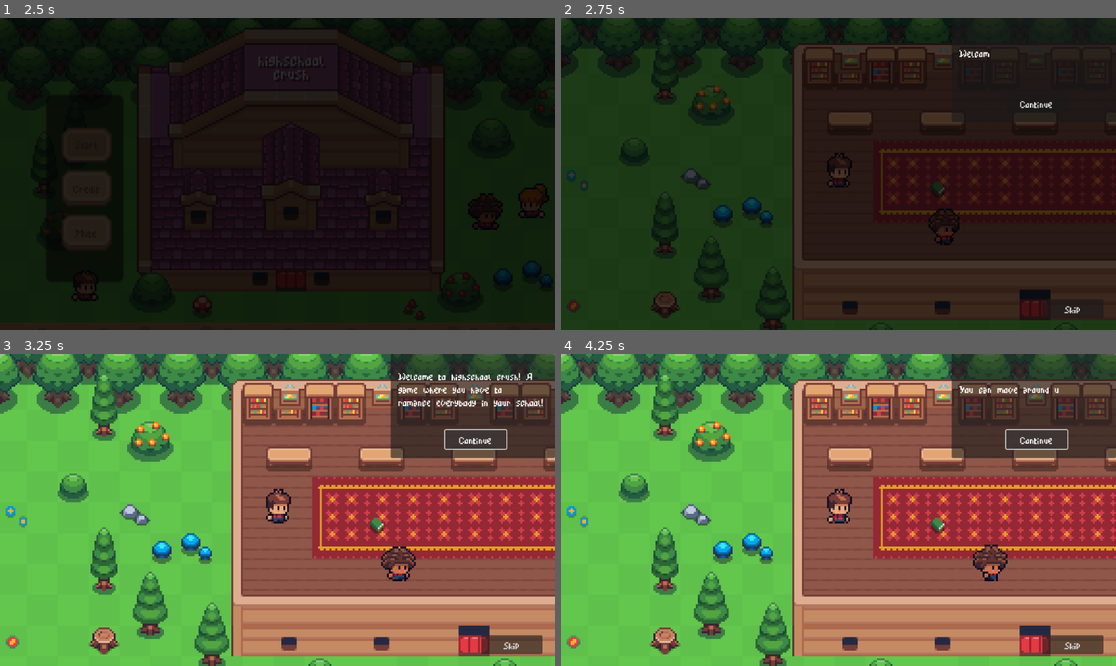
Above: before the commit, frames 1-4 (two rows, left to right).
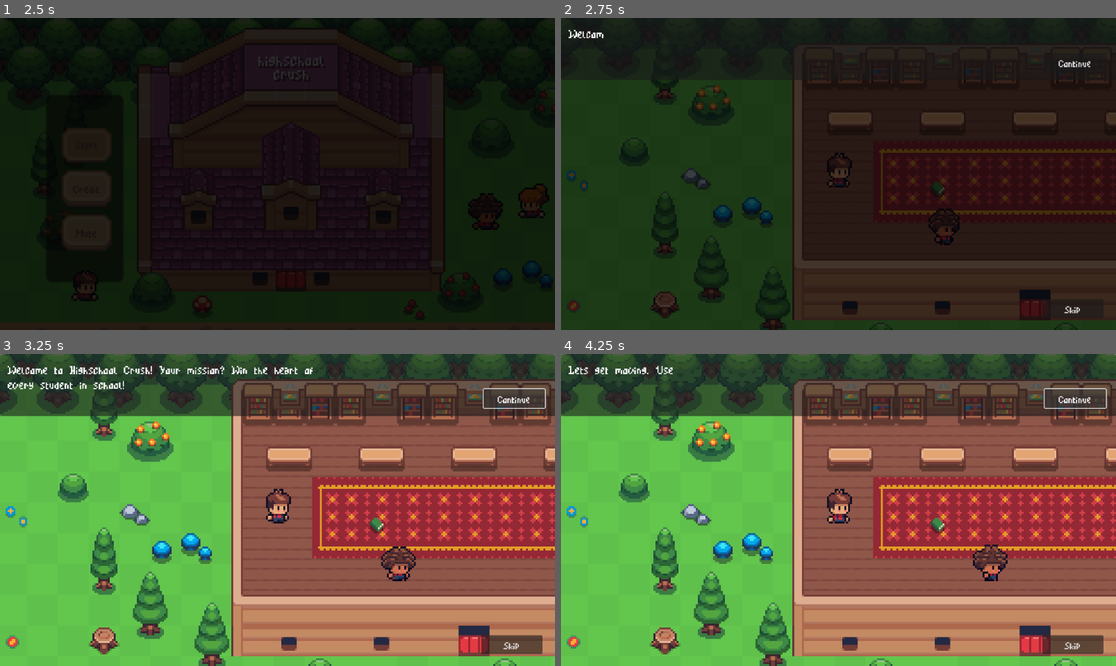
Above: after the commit, the same moments.

Repository: orgniani/highschoolcrush_clicker_2025
Game: Godot game, scene res://scenes/menu_scene.tscn
Same seed, same stepped clock (60 frames per second), same inputs: the game is played once before the commit and once after it.
Inputs:
- Up to frame 1 (2.5 s): click "Credit" at 0.5 s; click "Back" at 1.25 s; click "Start" at 2 s
- Up to frame 2 (2.75 s): no input
- Up to frame 3 (3.25 s): click "Continue" at 2.75 s
- Up to frame 4 (4.25 s): click "Continue" at 3.5 s

Frame 1 is identical in both runs. In frame 2, 1.6% of the frame differs, in the area x 1-100%, y 3-34%; in frame 3, 19%, in the area x 0-100%, y 0-34%; in frame 4, 18%.

Commit message:
add new tutorial text

Diff:
--- a/objects/managers/game_manager.tscn
+++ b/objects/managers/game_manager.tscn
@@ -4,6 +4,7 @@
 
 [node name="GameManager" type="Node" node_paths=PackedStringArray("timer")]
 script = ExtResource("1_hn526")
+total_lovers = 45
 time_limit = 600.0
 timer = NodePath("Timer")
 metadata/_custom_type_script = "uid://dsk3j1p72jrer"
--- a/objects/menu/tutorial_hud.tscn
+++ b/objects/menu/tutorial_hud.tscn
@@ -17,8 +17,7 @@
 layout_mode = 1
 anchors_preset = 10
 anchor_right = 1.0
-offset_left = 811.0
-offset_bottom = 216.0
+offset_bottom = 129.0
 grow_horizontal = 2
 mouse_filter = 2
 
@@ -28,23 +27,22 @@
 anchor_right = 1.0
 anchor_bottom = 1.0
 offset_left = 16.0
-offset_top = 19.0
-offset_right = -20.0
-offset_bottom = -91.0
+offset_top = 17.0
+offset_right = -429.0
+offset_bottom = -16.0
 grow_horizontal = 2
 grow_vertical = 2
 theme_override_fonts/font = ExtResource("2_asbp4")
-theme_override_font_sizes/font_size = 36
-text = "Welcome to highschool crush! A game where you have to romance everybody in your school!"
-vertical_alignment = 1
+theme_override_font_sizes/font_size = 42
+text = "Now its up to you! Romance as many students as you can before time runs out. The more rivals, the more points you earn. Ready to start your crush conquest?"
 autowrap_mode = 3
 
 [node name="ContinueButton" type="Button" parent="DialoguePanel"]
 layout_mode = 0
-offset_left = 113.0
-offset_top = 158.0
-offset_right = 240.0
-offset_bottom = 197.0
+offset_left = 1004.0
+offset_top = 73.0
+offset_right = 1131.0
+offset_bottom = 112.0
 theme_override_fonts/font = ExtResource("2_asbp4")
 theme_override_font_sizes/font_size = 36
 text = "Continue"
--- a/resources/tutorial_data/steps/TS_boss.tres
+++ b/resources/tutorial_data/steps/TS_boss.tres
@@ -5,7 +5,7 @@
 [resource]
 script = ExtResource("1_ty3ie")
 id = "boss"
-text = "Woah, check it out! That glow can only mean one thing... this is a POPULAR student! POPULARS are the crush of many students... which mean everybody close to them will fight you for their love! Try it out, and be fast!!!"
+text = "Whoa... see that glow? Thats a POPULAR student! Theyre super desirable, so everyone nearby will fight you for their love. Click fast and show them whos boss!"
 requires_continue = false
 allow_player_movement = false
 wait_for_romance = true
--- a/resources/tutorial_data/steps/TS_boss2.tres
+++ b/resources/tutorial_data/steps/TS_boss2.tres
@@ -5,7 +5,7 @@
 [resource]
 script = ExtResource("1_ien4x")
 id = "boss2"
-text = "POPULARs work similar to couples! If you succeed, everyone around them will be yours to romance, but fail, and lose them all for good!"
+text = "POPULARs are special. If you succeed, everyone around them becomes fair game. But fail... and you lose them and their fans too."
 requires_continue = true
 allow_player_movement = false
 wait_for_romance = true
--- a/resources/tutorial_data/steps/TS_end.tres
+++ b/resources/tutorial_data/steps/TS_end.tres
@@ -5,7 +5,7 @@
 [resource]
 script = ExtResource("1_pc7ot")
 id = "end"
-text = "Romance as many students as you can before the timer runs out! And remember: the more people that fight you for them, the more points you will get! Are you ready?"
+text = "Now its up to you! Romance as many students as you can before time runs out. The more rivals, the more points you earn. Ready to start your crush conquest?"
 requires_continue = true
 allow_player_movement = false
 wait_for_romance = false
--- a/resources/tutorial_data/steps/TS_forward.tres
+++ b/resources/tutorial_data/steps/TS_forward.tres
@@ -5,10 +5,11 @@
 [resource]
 script = ExtResource("1_drnlu")
 id = "forward"
-text = "Come on, lets move! →"
+text = "Time to head out! Try walking a bit further"
 requires_continue = false
 allow_player_movement = true
 wait_for_romance = false
+wait_for_seconds = -1.0
+wait_for_area_trigger = true
 clickable_lover_ids = Array[String]([])
-wait_for_area_trigger = true
 metadata/_custom_type_script = "uid://dkghsclg518so"
--- a/resources/tutorial_data/steps/TS_forward2.tres
+++ b/resources/tutorial_data/steps/TS_forward2.tres
@@ -5,10 +5,11 @@
 [resource]
 script = ExtResource("1_bc3qt")
 id = "forward2"
-text = "Come on, lets move! →"
+text = "Lets keep going! Head over to the next area."
 requires_continue = false
 allow_player_movement = true
 wait_for_romance = false
+wait_for_seconds = -1.0
+wait_for_area_trigger = true
 clickable_lover_ids = Array[String]([])
-wait_for_area_trigger = true
 metadata/_custom_type_script = "uid://dkghsclg518so"
--- a/resources/tutorial_data/steps/TS_intro.tres
+++ b/resources/tutorial_data/steps/TS_intro.tres
@@ -5,10 +5,11 @@
 [resource]
 script = ExtResource("1_54oa0")
 id = "intro"
-text = "Welcome to highschool crush! A game where you have to romance everybody in your school!"
+text = "Welcome to Highschool Crush! Your mission? Win the heart of every student in school!"
 requires_continue = true
 allow_player_movement = false
 wait_for_romance = false
-spawn_easy_lover = false
-spawn_hard_lover = false
+wait_for_seconds = -1.0
+wait_for_area_trigger = false
+clickable_lover_ids = Array[String]([])
 metadata/_custom_type_script = "uid://dkghsclg518so"
--- a/resources/tutorial_data/steps/TS_lover.tres
+++ b/resources/tutorial_data/steps/TS_lover.tres
@@ -5,7 +5,7 @@
 [resource]
 script = ExtResource("1_hkna1")
 id = "easy_lover"
-text = "Awesome! Now try clicking on that guy before the timer runs out! Click as fast as you can!!"
+text = "Nice moves! Now click on that student as fast as you can before the timer runs out!"
 requires_continue = false
 allow_player_movement = false
 wait_for_romance = true
--- a/resources/tutorial_data/steps/TS_lover2.tres
+++ b/resources/tutorial_data/steps/TS_lover2.tres
@@ -5,11 +5,11 @@
 [resource]
 script = ExtResource("1_ej88o")
 id = "lover2"
-text = "If you successfully romance a student, they will start following you! But careful! No second chances... if you fail, there's no change you can try again!"
+text = "If you win someones heart, they will follow you around the school! But be careful - there are no second chances. If you fail, that student is off the table for good!"
 requires_continue = true
 allow_player_movement = false
 wait_for_romance = false
+wait_for_seconds = -1.0
+wait_for_area_trigger = false
 clickable_lover_ids = Array[String]([])
-blocker_group = ""
-wait_for_area_trigger = false
 metadata/_custom_type_script = "uid://dkghsclg518so"
--- a/resources/tutorial_data/steps/TS_movement.tres
+++ b/resources/tutorial_data/steps/TS_movement.tres
@@ -5,7 +5,7 @@
 [resource]
 script = ExtResource("1_fifso")
 id = "movement"
-text = "You can move around using the A and D keys... Go ahead, try moving towards that book over there!"
+text = "Lets get moving. Use the A and D keys to walk left and right. Try heading over to that book!"
 requires_continue = false
 allow_player_movement = true
 wait_for_romance = false
--- a/resources/tutorial_data/steps/TS_partners.tres
+++ b/resources/tutorial_data/steps/TS_partners.tres
@@ -5,7 +5,7 @@
 [resource]
 script = ExtResource("1_jhy80")
 id = "partners"
-text = "Check it out! Two students walking close together COULD mean they're together! Try to romance one of them!"
+text = "See those two walking together? That might mean they are a couple! Try romancing one and see what happens..."
 requires_continue = false
 allow_player_movement = false
 wait_for_romance = true
--- a/resources/tutorial_data/steps/TS_partners2.tres
+++ b/resources/tutorial_data/steps/TS_partners2.tres
@@ -5,7 +5,7 @@
 [resource]
 script = ExtResource("1_qge62")
 id = "partners2"
-text = "If you fail to romance one of them, both of them will block out! But if you romance one, you can try romance whos left!"
+text = "Be careful! If you fail to romance one of them, both will shut you out. But succeed, and you will still have a shot at the other!"
 requires_continue = true
 allow_player_movement = false
 wait_for_romance = true
--- a/resources/tutorial_data/steps/TS_test.tres
+++ /dev/null
@@ -1,14 +0,0 @@
-[gd_resource type="Resource" script_class="TutorialStepData" load_steps=2 format=3 uid="uid://qjxbx1blakwv"]
-
-[ext_resource type="Script" uid="uid://dkghsclg518so" path="res://scripts/tutorial/tutorial_step_data.gd" id="1_33qtr"]
-
-[resource]
-script = ExtResource("1_33qtr")
-id = "testing"
-text = "sup dawg!!!"
-requires_continue = false
-allow_player_movement = true
-wait_for_romance = false
-clickable_lover_ids = Array[String]([])
-wait_for_area_trigger = true
-metadata/_custom_type_script = "uid://dkghsclg518so"
--- a/scripts/scenes/menu_scene.gd
+++ b/scripts/scenes/menu_scene.gd
@@ -8,18 +8,15 @@
 
 func _on_start_button_pressed() -> void:
 	print("Start Game!")
-	_play_button_click_sound()
+	AudioManager.play_sfx_by_key(AudioKeys.SFX.BUTTON_CLICK)
 	GameFlowManager.load_scene(tutorial_scene_path)
 	pass
 
 func _on_credit_button_pressed() -> void:
-	_play_button_click_sound()
+	AudioManager.play_sfx_by_key(AudioKeys.SFX.BUTTON_CLICK)
 	credits_panel.visible = true;
 	pass
 
 func _on_mute_button_pressed() -> void:
 	AudioManager.toggle_mute()
 	pass
-
-func _play_button_click_sound() -> void:
-	AudioManager.play_sfx_by_key(AudioKeys.SFX.BUTTON_CLICK)
--- a/scripts/singletons/audio_manager.gd
+++ b/scripts/singletons/audio_manager.gd
@@ -42,10 +42,15 @@
 
 func play_sound(sfx: AudioStream):
 	for player in sfx_players:
+		if player.playing and player.stream == sfx:
+			return
+
+	for player in sfx_players:
 		if not player.playing:
 			player.stream = sfx
 			player.play()
 			return
+
 	push_warning("All SFX players are busy — consider increasing MAX_SFX_PLAYERS.")
 
 # --- MUTE ---
--- a/scripts/tutorial/tutorial_hud.gd
+++ b/scripts/tutorial/tutorial_hud.gd
@@ -5,7 +5,6 @@
 signal skip_pressed
 
 @export var dialogue_label: Label
-@export var button_click_audio : AudioStream
 
 var _typing := false
 var _skip_requested := false
@@ -35,7 +34,6 @@
 	_current_text = text
 	dialogue_label.text = ""
 
-	AudioManager.play_sfx_by_key(AudioKeys.SFX.BUTTON_CLICK)
 	await _type_text(text)
 
 	_typing = false
@@ -47,6 +45,3 @@
 			return
 		dialogue_label.text += text[i]
 		await get_tree().create_timer(0.03).timeout
-
-func _play_button_click_sound() -> void:
-	AudioManager.play_sound(button_click_audio)
--- a/scripts/tutorial/tutorial_manager.gd
+++ b/scripts/tutorial/tutorial_manager.gd
@@ -14,7 +14,6 @@
 var _waiting_for_area_trigger := false
 
 func start_tutorial():
-	print("Tutorial steps count:", tutorial_data.steps.size())
 	_current_step = 0
 	LoverStateTracker.lock_all_lovers()
 	_process_current_step()
@@ -31,18 +30,17 @@
 	print("[TUTORIAL] → Loading step:", original_step.resource_path)
 
 	var step = load(original_step.resource_path) as TutorialStepData
-	print("[TUTORIAL] Step:", step.id)
-	print("[TUTORIAL] Text:", step.text)
-	print("[TUTORIAL] wait_for_romance:", step.wait_for_romance)
-	print("[TUTORIAL] requires_continue:", step.requires_continue)
-	print("[TUTORIAL] wait_for_area_trigger:", step.wait_for_area_trigger)
+	#print("[TUTORIAL] Step:", step.id)
+	#print("[TUTORIAL] Text:", step.text)
+	#print("[TUTORIAL] wait_for_romance:", step.wait_for_romance)
+	#print("[TUTORIAL] requires_continue:", step.requires_continue)
+	#print("[TUTORIAL] wait_for_area_trigger:", step.wait_for_area_trigger)
 
 	show_text.emit(step.text)
 	allow_player_movement.emit(step.allow_player_movement)
 	clickable_lovers_changed.emit(step.clickable_lover_ids)
 
 	if step.wait_for_area_trigger:
-		print("[TUTORIAL] Setting _waiting_for_area_trigger = true — expecting trigger")
 		_waiting_for_area_trigger = true
 
 	if step.requires_continue:
@@ -51,19 +49,21 @@
 	_wait_for_step_conditions(step)
 
 func _wait_for_step_conditions(step: TutorialStepData) -> void:
-	# Use a coroutine (run in background)
 	call_deferred("_wait_for_step_conditions_internal", step)
 
 func _wait_for_step_conditions_internal(step: TutorialStepData) -> void:
+
 	if step.wait_for_romance:
 		var previous_count = GameManager.finished_lovers
 		while is_inside_tree() and GameManager.finished_lovers <= previous_count:
 			if step.requires_continue and not _waiting_for_continue:
 				break
 			await get_tree().process_frame
+
 	elif step.requires_continue:
 		while is_inside_tree() and _waiting_for_continue:
 			await get_tree().process_frame
+
 	elif step.wait_for_area_trigger:
 		while is_inside_tree() and _waiting_for_area_trigger:
 			await get_tree().process_frame
@@ -72,17 +72,15 @@
 
 func on_continue_pressed():
 	if _waiting_for_continue:
-		print("[TUTORIAL] Continue pressed")
+		AudioManager.play_sfx_by_key(AudioKeys.SFX.BUTTON_CLICK)
 		_waiting_for_continue = false
 
 func on_area_trigger_entered():
-	print("[DEBUG] Trigger fired — _waiting_for_area_trigger =", _waiting_for_area_trigger)
 	if not _waiting_for_area_trigger:
-		print("[TUTORIAL] Ignored area trigger — not waiting at this step.")
 		return
 
+	AudioManager.play_sfx_by_key(AudioKeys.SFX.BUTTON_CLICK)
 	var step = load(tutorial_data.steps[_current_step].resource_path) as TutorialStepData
-	print("[TUTORIAL] Area trigger activated, continuing step:", step.id)
 
 	_waiting_for_area_trigger = false
 
